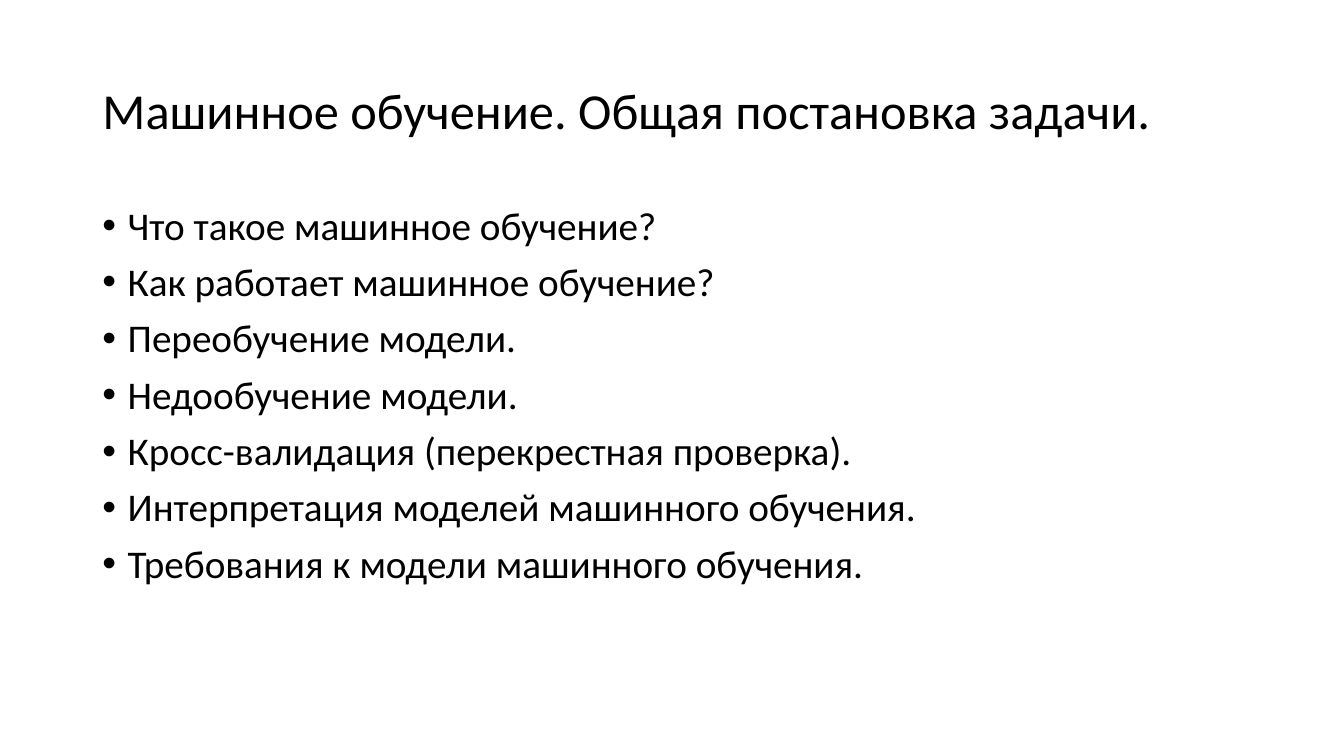
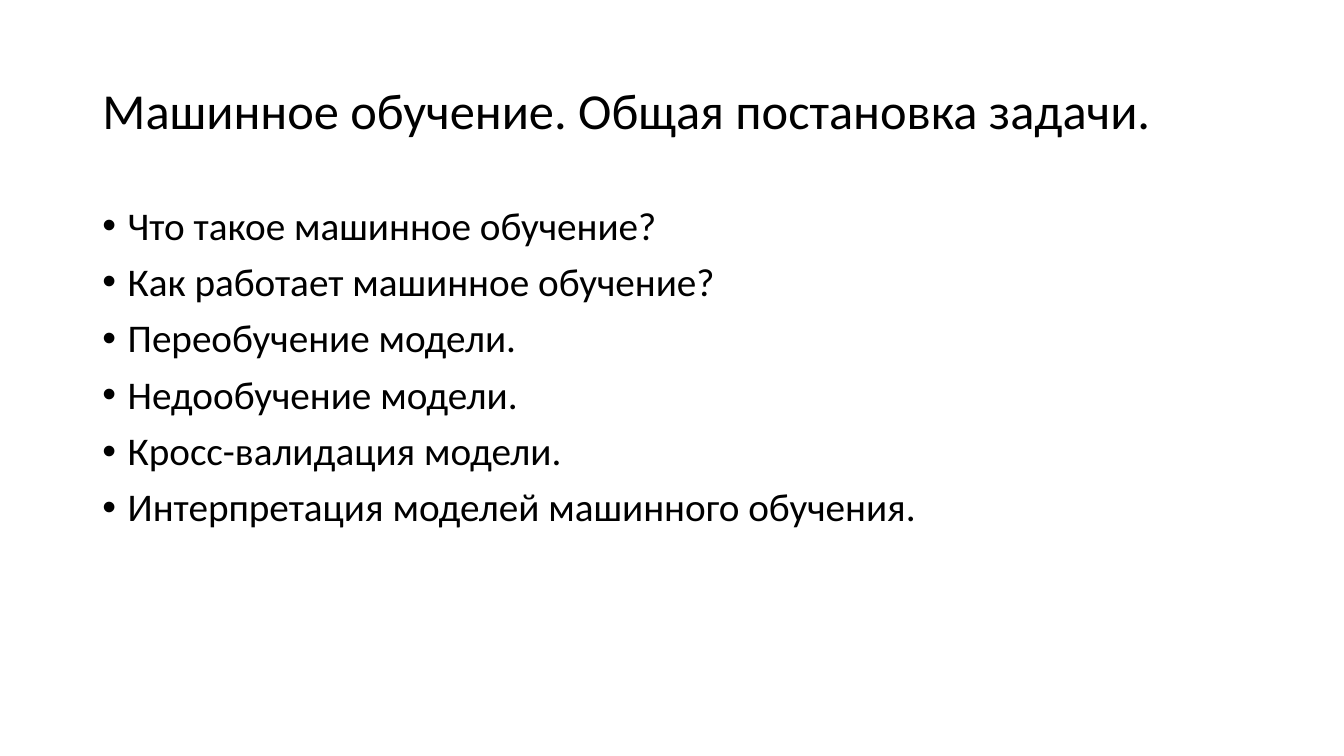
Before and after one commit to mosalov/AI_main_lectures, a slide deck: slide 2 of Лекция 1.pptx. Drawn at 1344x756 pixels with LibreOffice and Linux fonts; fonts in the diff are those of the drawing. Boxes give left, top, right and bottom in pixels: in the first picture for what was removed or moved away, otherwise in the second. Text is boxed around its words. In the diff, an @@ line names an element or a change of style, - is before the commit and + after.

```diff
--- a/Лекция 1.pptx
+++ b/Лекция 1.pptx
@@ text at [128, 440, 561, 472]: text changed @@
-• Кросс-валидация (перекрестная проверка).
+• Кросс-валидация модели.
@@ text at [128, 551, 863, 585]: paragraph removed @@
-• Требования к модели машинного обучения.
```
Also in this commit, not shown: 5 other slides changed, 10 slides added.
